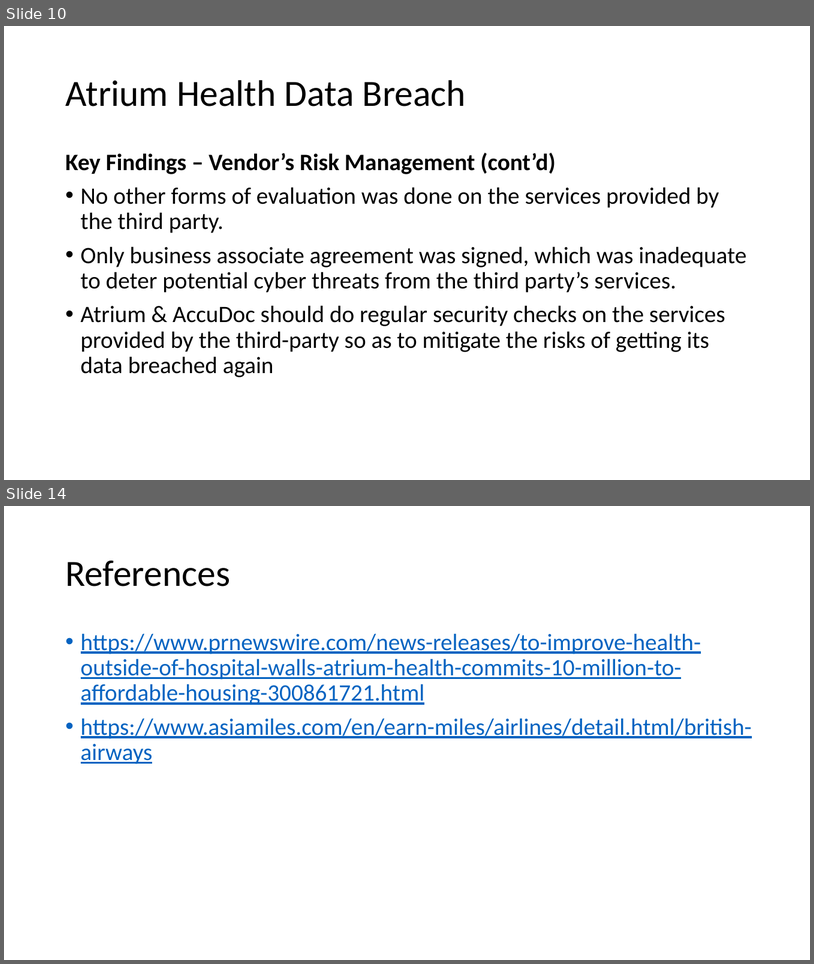
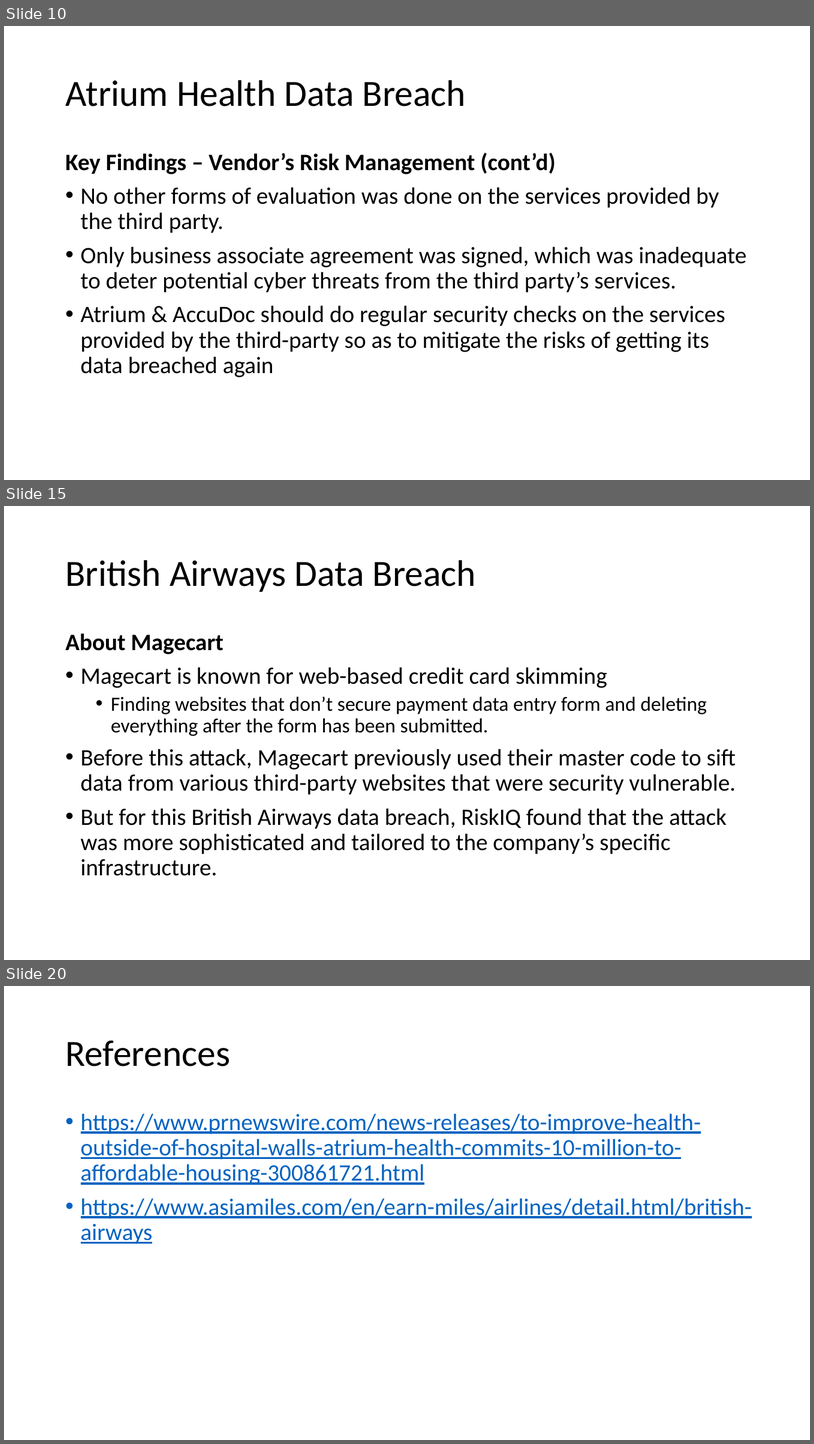
Before and after one commit to nicholasneo78/regression-analysis, a slide deck: CE4062-project.pptx. Shown one above the other, each under a label of ours: slides 10 and 14 before the commit, slides 10, 15 and 20 after it; the slides between them are not shown. The pictures are 814x964 and 814x1444 pixels, drawn with LibreOffice and Linux fonts; fonts in the diff are those of the drawing. Boxes give left, top, right and bottom in pixels: in the first picture for what was removed or moved away, otherwise in the second. Text is boxed around its words. In the diff, an @@ line names an element or a change of style, - is before the commit and + after.

```diff
--- a/CE4062-project.pptx
+++ b/CE4062-project.pptx
@@ slide 15 added at <box>4,506,810,960</box>, background #FFFFFF @@
@@ title added at <box>65,560,477,592</box>, 44 pt, text #000000 @@
+British Airways Data Breach
@@ text added at <box>65,633,736,876</box>, 28 pt, text #000000 @@
+About Magecart
+• Magecart is known for web-based credit card skimming
+  • Finding websites that don’t secure payment data entry form and deleting everything after the form has been submitted.
+• Before this attack, Magecart previously used their master code to sift data from various third-party websites that were security vulnerable.
+• But for this British Airways data breach, RiskIQ found that the attack was more sophisticated and tailored to the company’s specific infrastructure.
@@ what was slide 14 is now slide 20 @@
```
Also in this commit, not shown: 2 slides changed, 6 other slides added, 1 slide removed.
